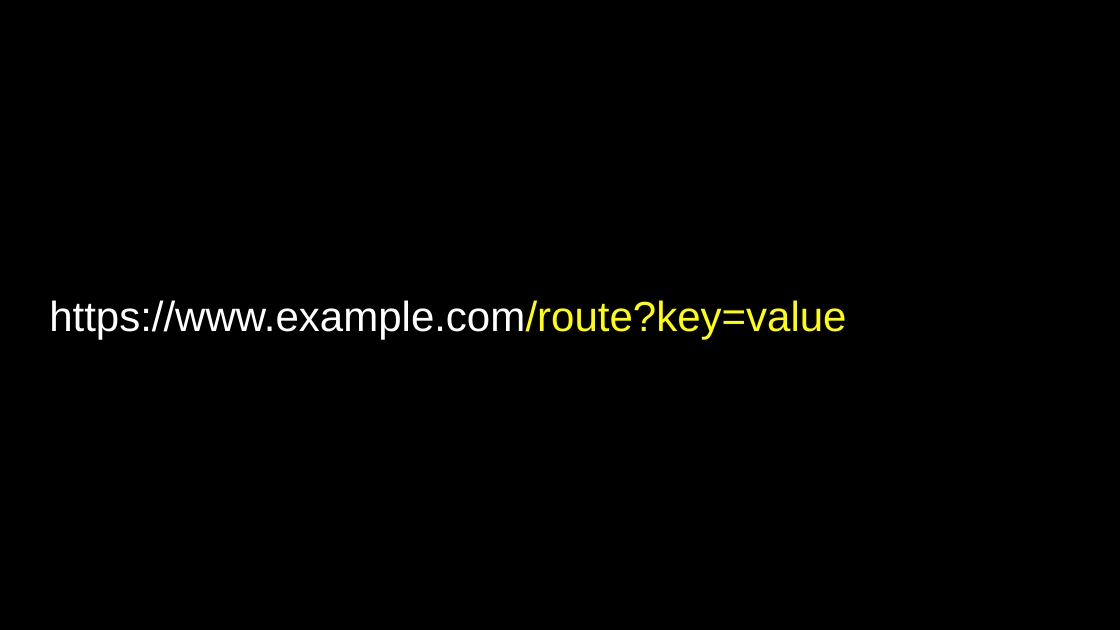
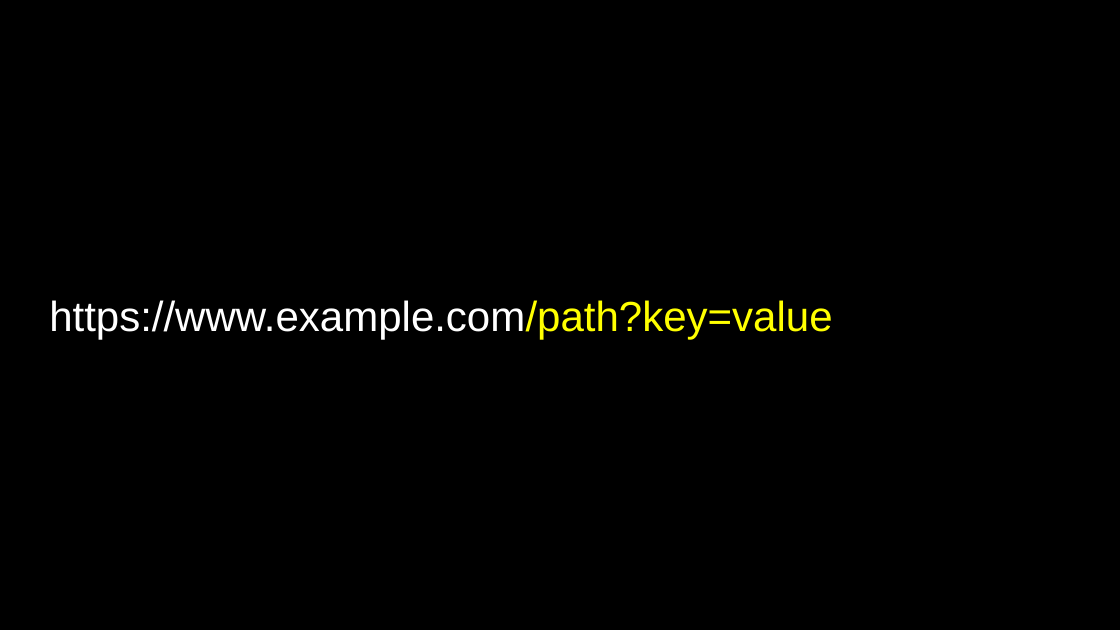
Before and after one commit to SQ4007-2025/website, a slide deck: slide 64 of lectures/slides_9.pptx (slide 9 before the commit). Drawn at 1120x630 pixels with LibreOffice and Linux fonts; fonts in the diff are those of the drawing. Boxes give left, top, right and bottom in pixels: in the first picture for what was removed or moved away, otherwise in the second. Text is boxed around its words. In the diff, an @@ line names an element or a change of style, - is before the commit and + after.

```diff
--- a/lectures/slides_9.pptx
+++ b/lectures/slides_9.pptx
@@ title at [49,300,832,340]: text changed @@
-https://www.example.com/route?key=value
+https://www.example.com/path?key=value
```
Also in this commit, not shown: 12 other slides changed, 100 slides added, 19 slides removed, 3 other files.
